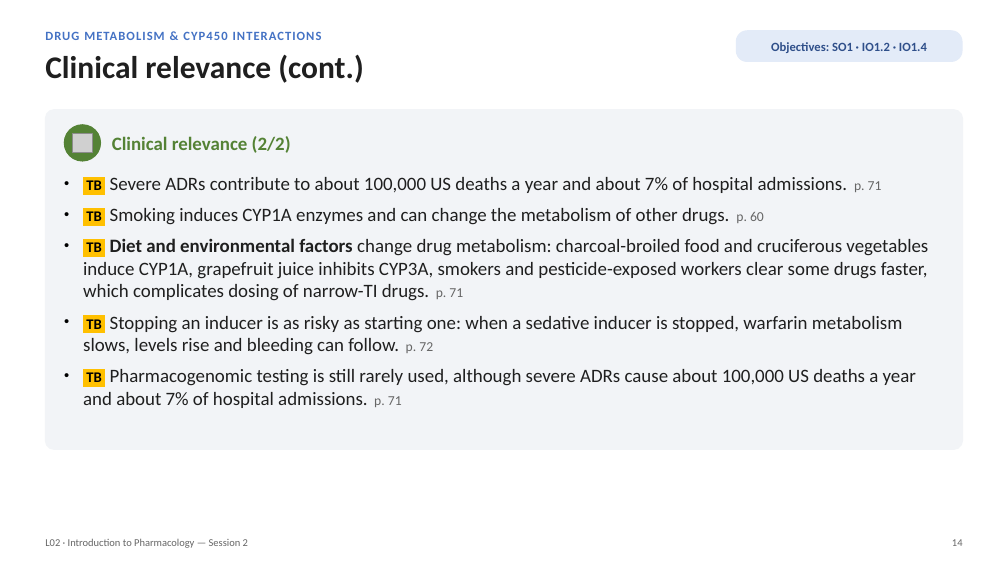
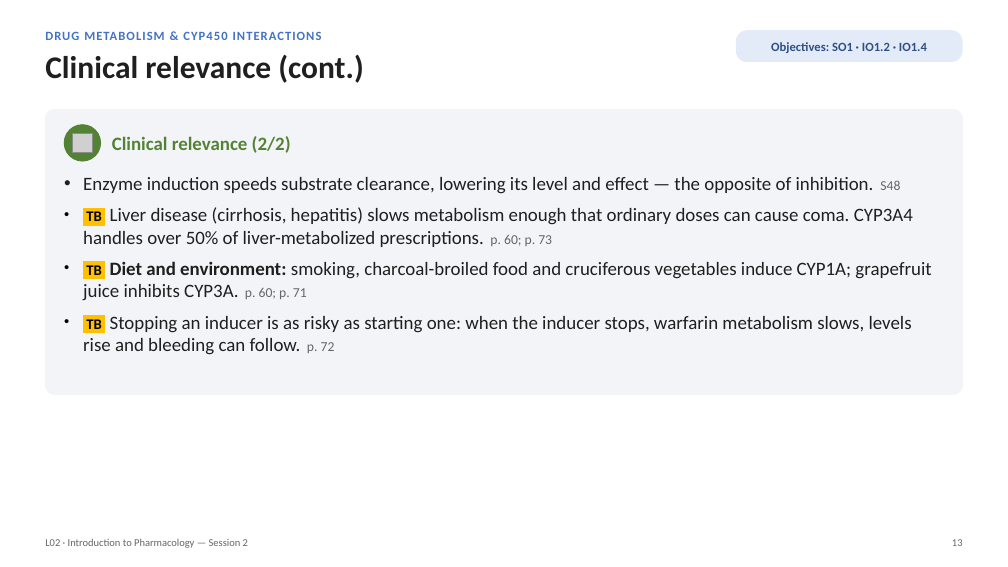
Before and after one commit to bishwokrit/DPAS-Pharm, a slide deck: slide 13 of docs/L02/L02_Unit_1_Introduction_to_Pharmacology_Session_2_study_deck.pptx (slide 14 before the commit). Drawn at 1008x567 pixels with LibreOffice and Linux fonts; fonts in the diff are those of the drawing; grey boxes stand for pictures. Boxes give left, top, right and bottom in pixels: in the first picture for what was removed or moved away, otherwise in the second. Text is boxed around its words. In the diff, an @@ line names an element or a change of style, - is before the commit and + after.

```diff
--- a/docs/L02/L02_Unit_1_Introduction_to_Pharmacology_Session_2_study_deck.pptx
+++ b/docs/L02/L02_Unit_1_Introduction_to_Pharmacology_Session_2_study_deck.pptx
@@ rounded rectangle: place and size @@
-rounded rectangle at box(45, 110, 963, 450)
+rounded rectangle at box(45, 110, 963, 395)
@@ rounded rectangle at box(45, 110, 963, 395): proportions changed @@
@@ text at box(83, 177, 931, 355): text changed @@
-• TB Severe ADRs contribute to about 100,000 US deaths a year and about 7% of hospital admissions. p. 71
-• TB Smoking induces CYP1A enzymes and can change the metabolism of other drugs. p. 60
-• TB Diet and environmental factors change drug metabolism: charcoal-broiled food and cruciferous vegetables induce CYP1A, grapefruit juice inhibits CYP3A, smokers and pesticide-exposed workers clear some drugs faster, which complicates dosing of narrow-TI drugs. p. 71
-• TB Stopping an inducer is as risky as starting one: when a sedative inducer is stopped, warfarin metabolism slows, levels rise and bleeding can follow. p. 72
-• TB Pharmacogenomic testing is still rarely used, although severe ADRs cause about 100,000 US deaths a year and about 7% of hospital admissions. p. 71
+• Enzyme induction speeds substrate clearance, lowering its level and effect — the opposite of inhibition. S48
+• TB Liver disease (cirrhosis, hepatitis) slows metabolism enough that ordinary doses can cause coma. CYP3A4 handles over 50% of liver-metabolized prescriptions. p. 60; p. 73
+• TB Diet and environment: smoking, charcoal-broiled food and cruciferous vegetables induce CYP1A; grapefruit juice inhibits CYP3A. p. 60; p. 71
+• TB Stopping an inducer is as risky as starting one: when the inducer stops, warfarin metabolism slows, levels rise and bleeding can follow. p. 72
@@ text at box(952, 539, 963, 546): text changed @@
-14
+13
```
Also in this commit, not shown: 95 other slides changed, 20 slides removed, 46 other files.
